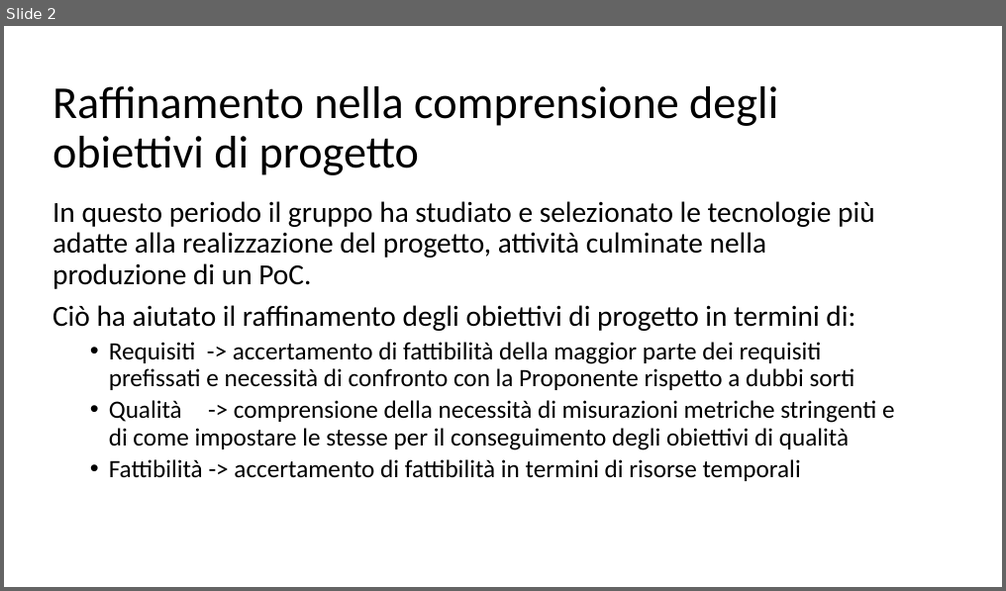
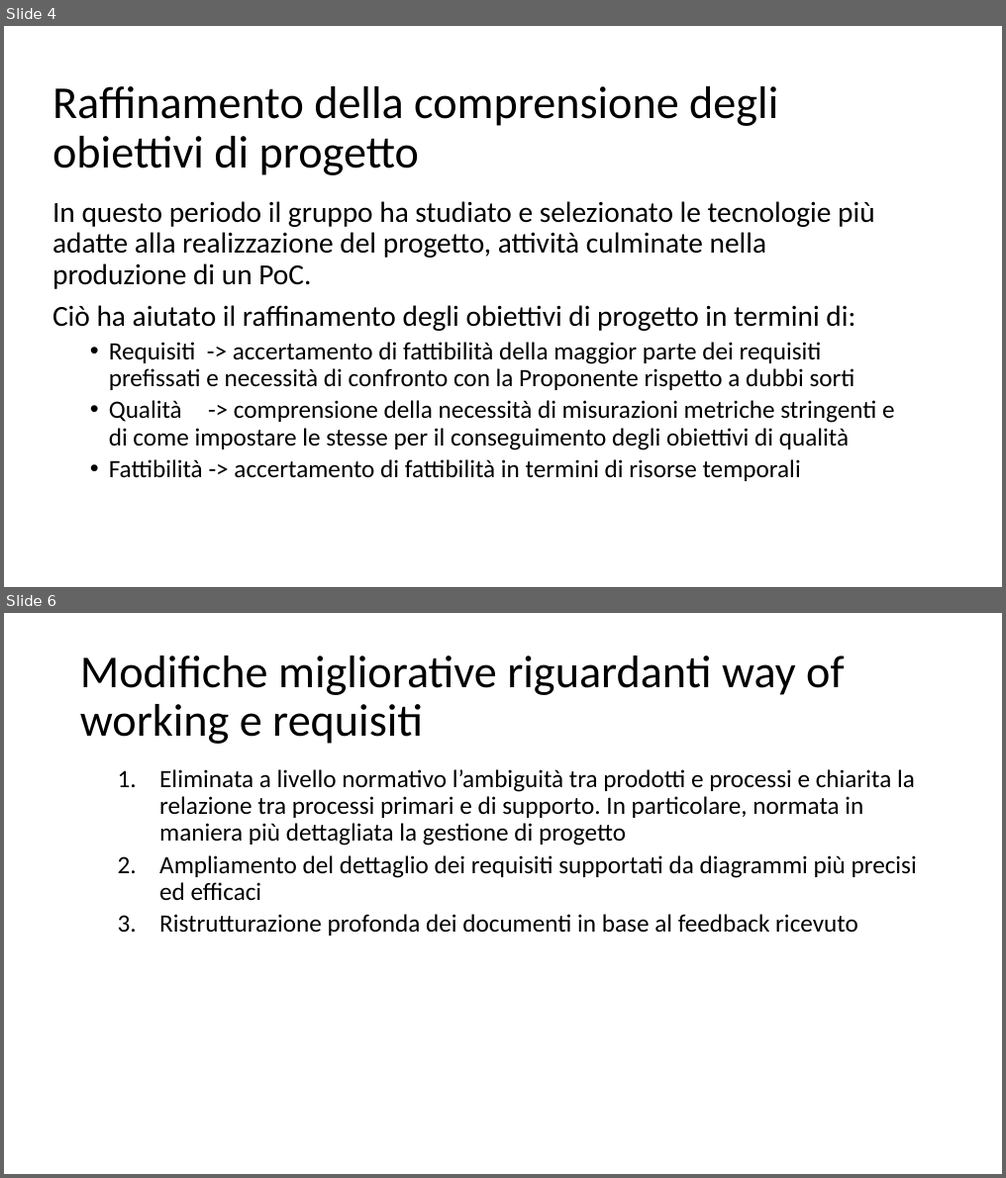
Before and after one commit to Italiaracerx/progettoSWE, a slide deck: Presentazioni/Presentazione RP 19-03-2018.pptx. Shown one above the other, each under a label of ours: slide 2 before the commit, slides 4 and 6 after it; the slides between them are not shown. The pictures are 1006x591 and 1006x1178 pixels, drawn with LibreOffice and Linux fonts; fonts in the diff are those of the drawing. Boxes give left, top, right and bottom in pixels: in the first picture for what was removed or moved away, otherwise in the second. Text is boxed around its words. In the diff, an @@ line names an element or a change of style, - is before the commit and + after.

```diff
--- a/Presentazioni/Presentazione RP 19-03-2018.pptx
+++ b/Presentazioni/Presentazione RP 19-03-2018.pptx
@@ slide 6 added at <box>4,613,1002,1174</box>, background #FFFFFF @@
@@ title added at <box>80,656,844,744</box>, 44 pt, text #000000 @@
+Modifiche migliorative riguardanti way of working e requisiti
@@ text added at <box>159,769,917,936</box>, 24 pt, text #000000 @@
+  1. Eliminata a livello normativo l’ambiguità tra prodotti e processi e chiarita la relazione tra processi primari e di supporto. In particolare, normata in maniera più dettagliata la gestione di progetto
+  2. Ampliamento del dettaglio dei requisiti supportati da diagrammi più precisi ed efficaci
+  3. Ristrutturazione profonda dei documenti in base al feedback ricevuto
@@ what was slide 2 is now slide 4 @@
@@ slide 4 changed as well @@
@@ title at <box>53,86,778,175</box>: text changed @@
-Raffinamento nella comprensione degli obiettivi di progetto
+Raffinamento della comprensione degli obiettivi di progetto
```
Also in this commit, not shown: 4 other slides changed, 9 other slides added.
